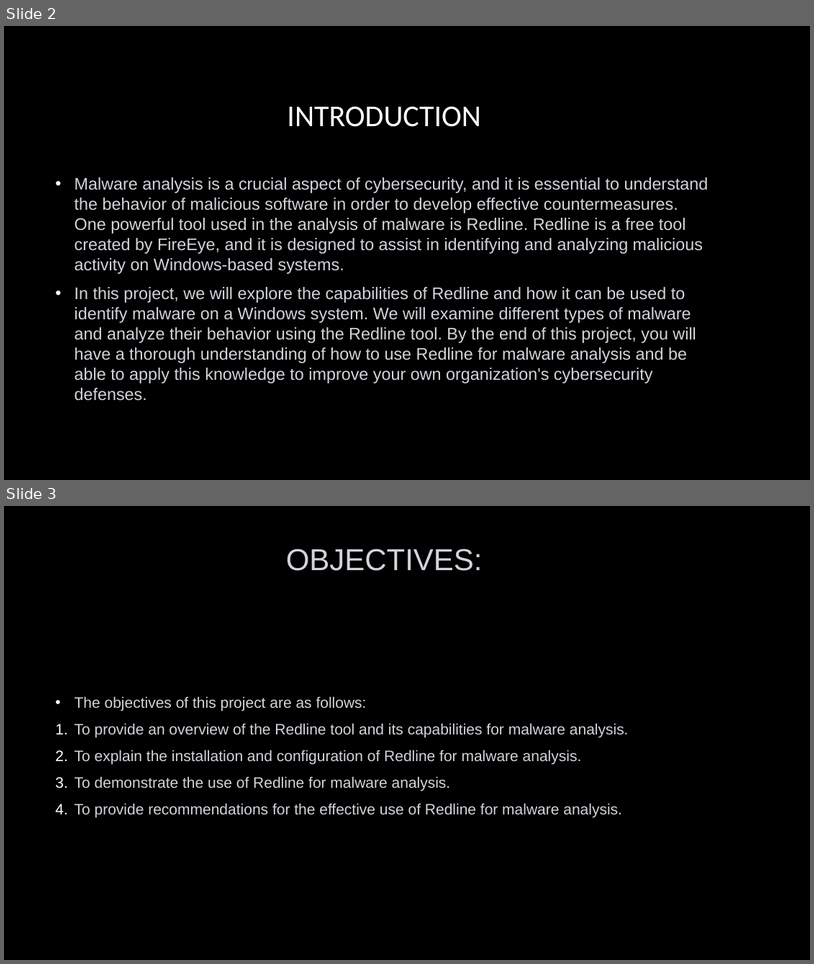
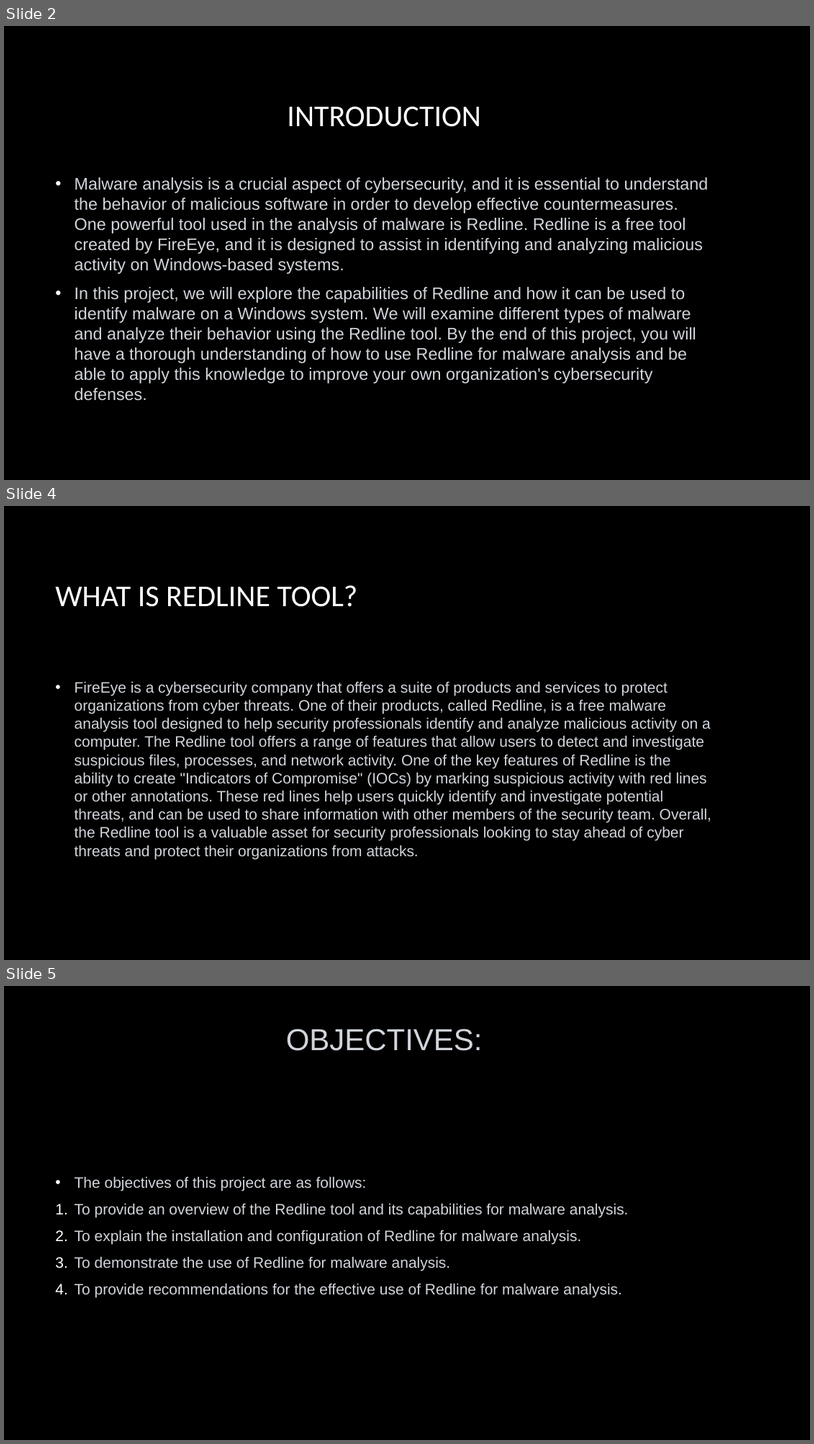
Before and after one commit to XFlawless1/INT301, a slide deck: Presentation on malware analysis using redline tool.pptx. Shown one above the other, each under a label of ours: slides 2 and 3 before the commit, slides 2, 4 and 5 after it; the slides between them are not shown. The pictures are 814x964 and 814x1444 pixels, drawn with LibreOffice and Linux fonts; fonts in the diff are those of the drawing; background and template pictures are left out. Boxes give left, top, right and bottom in pixels: in the first picture for what was removed or moved away, otherwise in the second. Text is boxed around its words. In the diff, an @@ line names an element or a change of style, - is before the commit and + after.

```diff
--- a/Presentation on malware analysis using redline tool.pptx
+++ b/Presentation on malware analysis using redline tool.pptx
@@ slide 4 added at [4, 506, 810, 960], background picture (left out) @@
@@ title added at [55, 585, 358, 607], 36 pt, text #FFFFFF @@
+WHAT IS REDLINE TOOL?
@@ text added at [75, 681, 712, 859], 18 pt, text #D1D5DB @@
+• FireEye is a cybersecurity company that offers a suite of products and services to protect organizations from cyber threats. One of their products, called Redline, is a free malware analysis tool designed to help security professionals identify and analyze malicious activity on a computer. The Redline tool offers a range of features that allow users to detect and investigate suspicious files, processes, and network activity. One of the key features of Redline is the ability to create "Indicators of Compromise" (IOCs) by marking suspicious activity with red lines or other annotations. These red lines help users quickly identify and investigate potential threats, and can be used to share information with other members of the security team. Overall, the Redline tool is a valuable asset for security professionals looking to stay ahead of cyber threats and protect their organizations from attacks.
@@ what was slide 3 is now slide 5 @@
```
Also in this commit, not shown: 1 other slide added.
